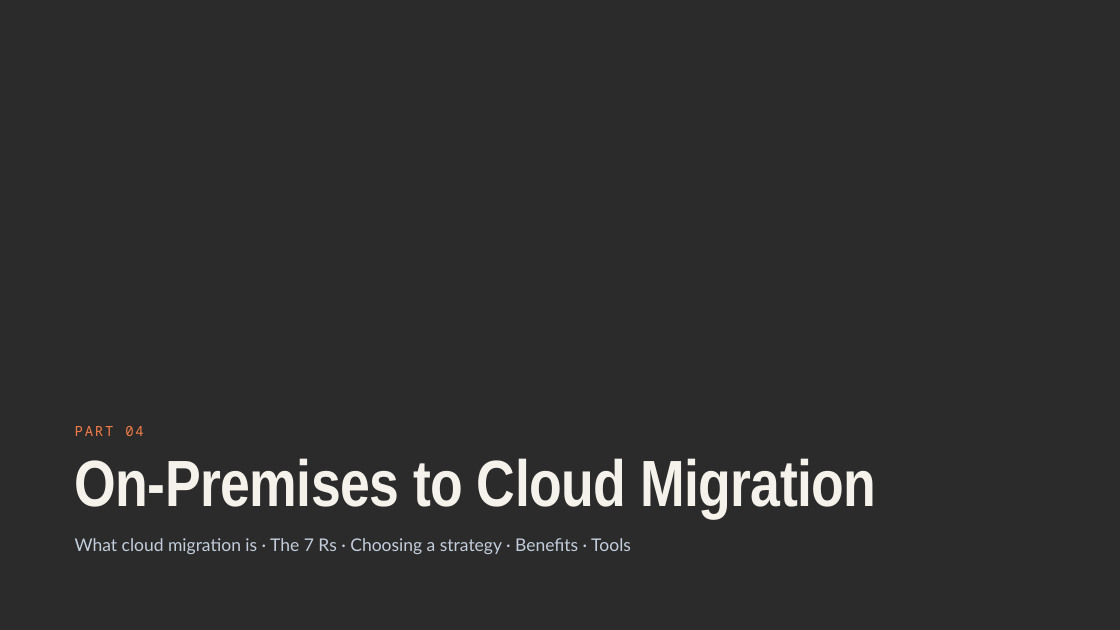
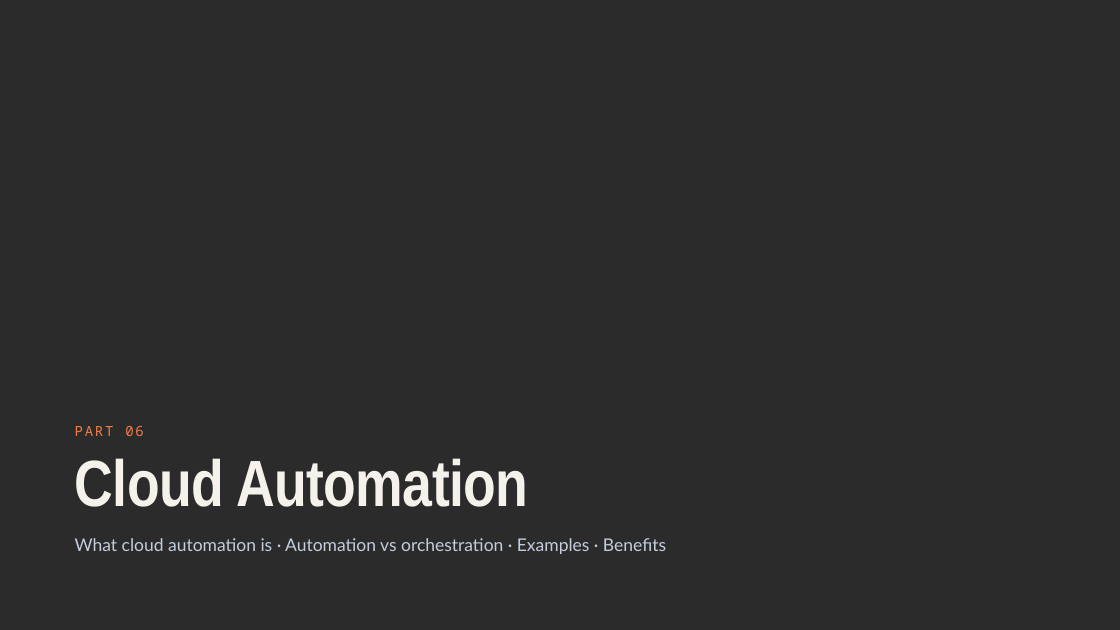
Before and after one commit to greatvand/SRM, a slide deck: slide 31 of Unit III Provisioning on Cloud.pptx (slide 20 before the commit). Drawn at 1120x630 pixels with LibreOffice and Linux fonts; fonts in the diff are those of the drawing; background and template pictures are left out; a plain dark background stands for a picture behind light text. Boxes give left, top, right and bottom in pixels: in the first picture for what was removed or moved away, otherwise in the second. Text is boxed around its words. In the diff, an @@ line names an element or a change of style, - is before the commit and + after.

```diff
--- a/Unit III Provisioning on Cloud.pptx
+++ b/Unit III Provisioning on Cloud.pptx
@@ text at [75,426,144,436]: text changed @@
-PART 04
+PART 06
@@ title at [75,458,528,507]: text changed @@
-On-Premises to Cloud Migration
+Cloud Automation
@@ text at [75,538,666,554]: text changed @@
-What cloud migration is · The 7 Rs · Choosing a strategy · Benefits · Tools
+What cloud automation is · Automation vs orchestration · Examples · Benefits
```
Also in this commit, not shown: 4 other slides changed, 40 slides added, 43 slides removed, 1 other file.
